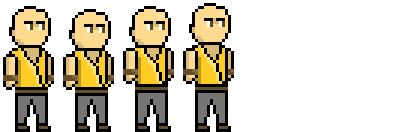
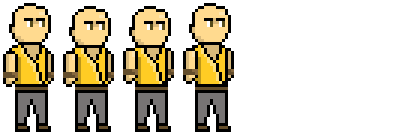
Comparing the layer stacks of the two 396×132 images. Changes:
painted on "Char2" (2nd of 2, in "Char_idle") over [63, 6, 114, 96]
painted on "Char1" (2nd of 2, in "Char_idle") over [3, 3, 54, 96]
